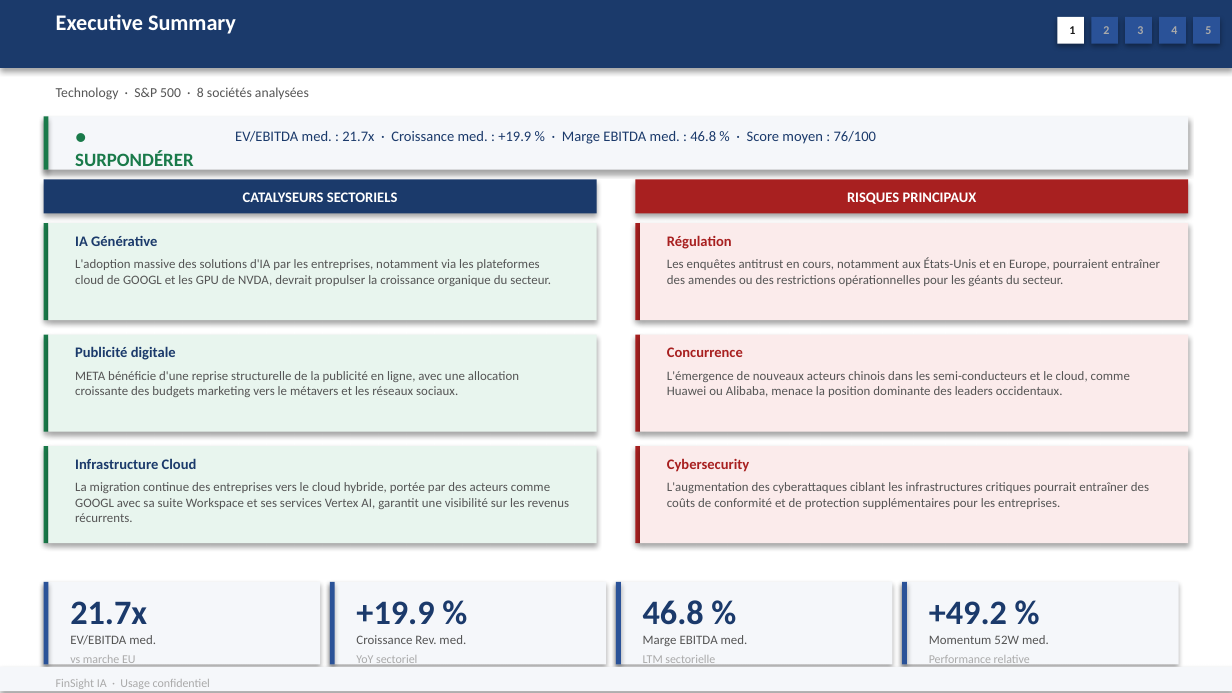
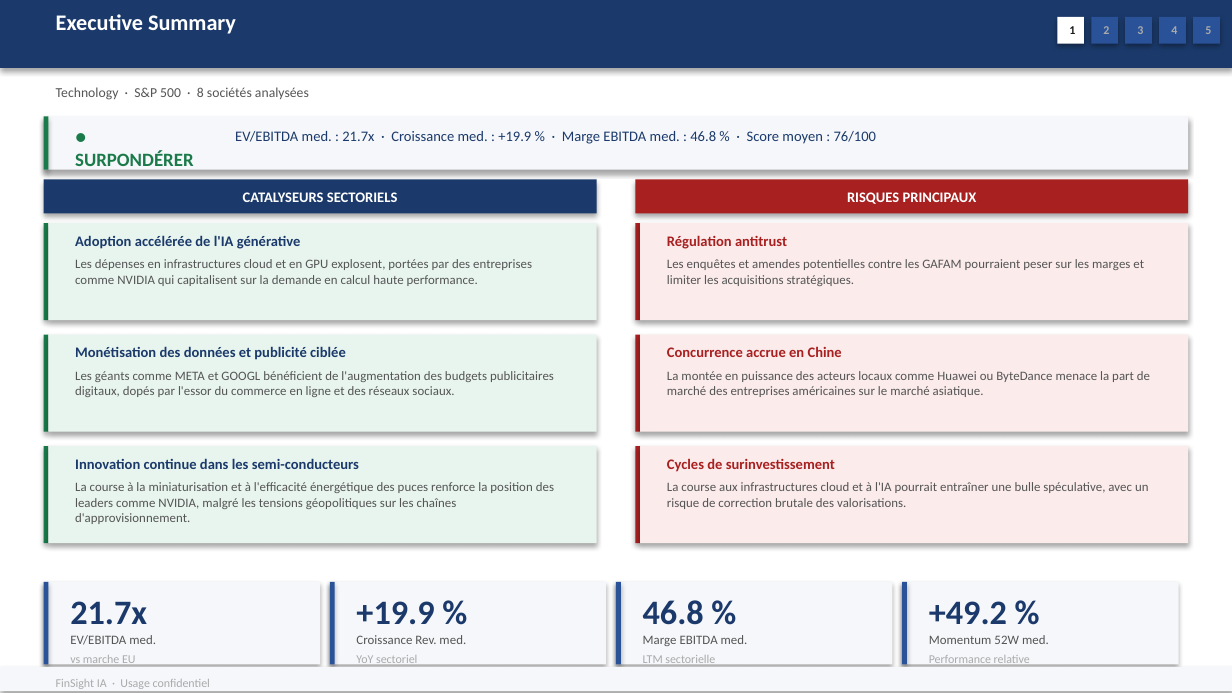
Before and after one commit to baptistejeh07-art/finsight-ia, a slide deck: slide 2 of preview/secteur_Technology_S&P_500/secteur_Technology_S&P_500.pptx. Drawn at 1232x693 pixels with LibreOffice and Linux fonts; fonts in the diff are those of the drawing. Boxes give left, top, right and bottom in pixels: in the first picture for what was removed or moved away, otherwise in the second. Text is boxed around its words. In the diff, an @@ line names an element or a change of style, - is before the commit and + after.

Commit message:
chore(preview): secteur_Technology_S&P_500 outputs regeneres

```diff
--- a/preview/secteur_Technology_S&P_500/secteur_Technology_S&P_500.pptx
+++ b/preview/secteur_Technology_S&P_500/secteur_Technology_S&P_500.pptx
@@ text at (75,235,301,249): text changed @@
-IA Générative
+Adoption accélérée de l'IA générative
@@ text at (667,235,787,249): text changed @@
-Régulation
+Régulation antitrust
@@ text at (75,259,532,286): text changed @@
-L'adoption massive des solutions d'IA par les entreprises, notamment via les plateformes cloud de GOOGL et les GPU de NVDA, devrait propulser la croissance organique du secteur.
+Les dépenses en infrastructures cloud et en GPU explosent, portées par des entreprises comme NVIDIA qui capitalisent sur la demande en calcul haute performance.
@@ text at (667,259,1144,286): text changed @@
-Les enquêtes antitrust en cours, notamment aux États-Unis et en Europe, pourraient entraîner des amendes ou des restrictions opérationnelles pour les géants du secteur.
+Les enquêtes et amendes potentielles contre les GAFAM pourraient peser sur les marges et limiter les acquisitions stratégiques.
@@ text at (75,346,346,360): text changed @@
-Publicité digitale
+Monétisation des données et publicité ciblée
@@ text at (667,346,842,357): text changed @@
-Concurrence
+Concurrence accrue en Chine
@@ text at (75,371,554,397): text changed @@
-META bénéficie d'une reprise structurelle de la publicité en ligne, avec une allocation croissante des budgets marketing vers le métavers et les réseaux sociaux.
+Les géants comme META et GOOGL bénéficient de l'augmentation des budgets publicitaires digitaux, dopés par l'essor du commerce en ligne et des réseaux sociaux.
@@ text at (667,371,1150,397): text changed @@
-L'émergence de nouveaux acteurs chinois dans les semi-conducteurs et le cloud, comme Huawei ou Alibaba, menace la position dominante des leaders occidentaux.
+La montée en puissance des acteurs locaux comme Huawei ou ByteDance menace la part de marché des entreprises américaines sur le marché asiatique.
@@ text at (75,458,359,469): text changed @@
-Infrastructure Cloud
+Innovation continue dans les semi-conducteurs
@@ text at (667,458,835,472): text changed @@
-Cybersecurity
+Cycles de surinvestissement
@@ text at (75,482,554,524): text changed @@
-La migration continue des entreprises vers le cloud hybride, portée par des acteurs comme GOOGL avec sa suite Workspace et ses services Vertex AI, garantit une visibilité sur les revenus récurrents.
+La course à la miniaturisation et à l'efficacité énergétique des puces renforce la position des leaders comme NVIDIA, malgré les tensions géopolitiques sur les chaînes d'approvisionnement.
@@ text at (667,482,1149,509): text changed @@
-L'augmentation des cyberattaques ciblant les infrastructures critiques pourrait entraîner des coûts de conformité et de protection supplémentaires pour les entreprises.
+La course aux infrastructures cloud et à l'IA pourrait entraîner une bulle spéculative, avec un risque de correction brutale des valorisations.
```
Also in this commit, not shown: 5 other slides changed, 2 other files.
